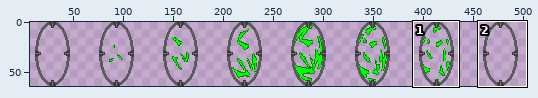
A sprite sheet gets an edit: robotwar/giantreplicator.png. The picture above shows the old version from afar; the outline marks the close-up.
Close-up. Before the edit:
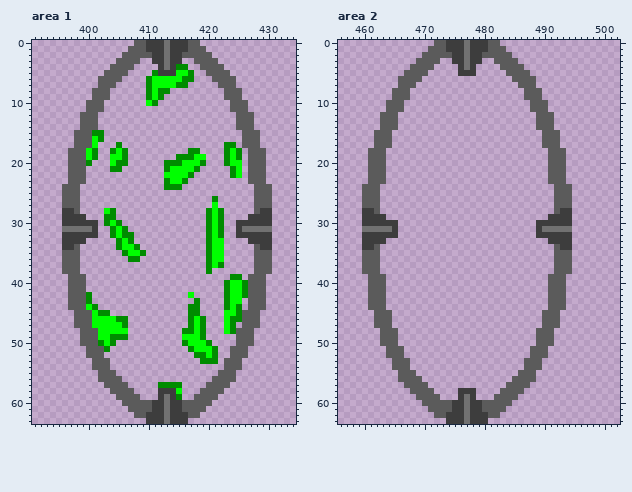
The file is 512x64 pixels. Shown: area 1: x 391..434, y 0..63; area 2: x 456..502, y 0..63. The wide view leaves out empty margins. The commit also changed other parts of the picture, which this record leaves out.
Now the later version:
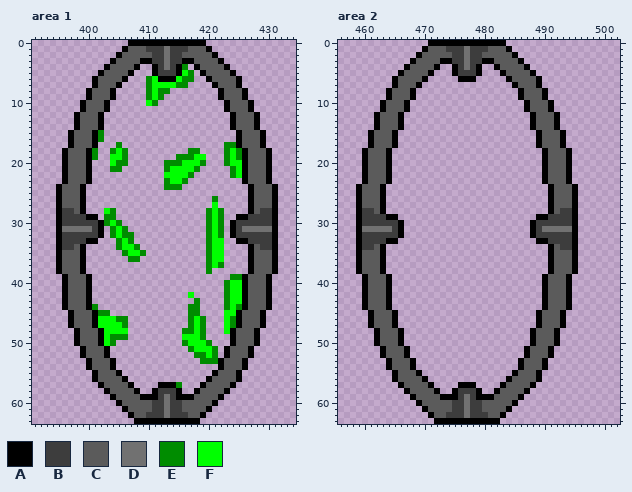
Palette (. is transparent): A #000000  B #3d3d3d  C #5b5b5b  D #717171  E #008c00  F #00ff00
The exact change:
Area 1:
y 0: x 407..419 .CCBBBDBBBCC. -> AAAAAAAAAAAAA
y 1: x 406 . -> A; x 420 . -> A
y 2: x 405 . -> A; x 421 . -> A
y 3: x 404 . -> A; x 409..410 .. -> AA; x 416..417 .. -> AA; x 422 . -> A
y 4: x 403 . -> A; x 408 . -> A; x 411 . -> A; x 415 E -> A; x 418 . -> A; x 423 . -> A
y 5: x 402 . -> A; x 407 . -> A; x 411 E -> A; x 415 F -> A; x 419 . -> A; x 424 . -> A
y 6: x 401 . -> A; x 406 . -> A; x 412..414 FFF -> AAA; x 420 . -> A; x 425 . -> A
y 7: x 401 . -> A; x 405 . -> A; x 421 . -> A; x 425 . -> A
y 8..9: x 400 . -> A; x 404 . -> A; x 422 . -> A; x 426 . -> A
y 10..11: x 399 . -> A; x 403 . -> A; x 423 . -> A; x 427 . -> A
y 12..14: x 398 . -> A; x 402 . -> A; x 424 . -> A; x 428 . -> A
y 15: x 397 . -> A; x 401 E -> A; x 425 . -> A; x 429 . -> A
y 16..17: x 397 . -> A; x 401 F -> A; x 425 . -> A; x 429 . -> A
y 18..19: x 396 . -> A; x 400 F -> A; x 426 . -> A; x 430 . -> A
y 20: x 396 . -> A; x 400 E -> A; x 426 . -> A; x 430 . -> A
y 21..23: x 396 . -> A; x 400 . -> A; x 426 . -> A; x 430 . -> A
y 24..28: x 395 . -> A; x 399 . -> A; x 427 . -> A; x 431 . -> A
y 29: x 395 . -> A; x 400..401 .. -> AA; x 425..426 .. -> AA; x 431 . -> A
y 30..32: x 395 . -> A; x 402 . -> A; x 424 . -> A; x 431 . -> A
y 33: x 395 . -> A; x 400..401 .. -> AA; x 425..426 .. -> AA; x 431 . -> A
y 34..38: x 395 . -> A; x 399 . -> A; x 427 . -> A; x 431 . -> A
y 39: x 396 . -> A; x 400 . -> A; x 426 . -> A; x 430 . -> A
y 40..41: x 396 . -> A; x 400 . -> A; x 426 E -> A; x 430 . -> A
y 42: x 396 . -> A; x 400 E -> A; x 426 E -> A; x 430 . -> A
y 43: x 396 . -> A; x 400 E -> A; x 426 . -> A; x 430 . -> A
y 44: x 396 . -> A; x 400 F -> A; x 426 . -> A; x 430 . -> A
y 45..46: x 397 . -> A; x 401 F -> A; x 425 E -> A; x 429 . -> A
y 47: x 397 . -> A; x 401 F -> A; x 425 . -> A; x 429 . -> A
y 48: x 398 . -> A; x 402 F -> A; x 424 E -> A; x 428 . -> A
y 49: x 398 . -> A; x 402 F -> A; x 424 . -> A; x 428 . -> A
y 50: x 398 . -> A; x 402 E -> A; x 424 . -> A; x 428 . -> A
y 51: x 399 . -> A; x 403 E -> A; x 423 . -> A; x 427 . -> A
y 52: x 399 . -> A; x 403 . -> A; x 423 . -> A; x 427 . -> A
y 53..54: x 400 . -> A; x 404 . -> A; x 422 . -> A; x 426 . -> A
y 55: x 401 . -> A; x 405 . -> A; x 421 . -> A; x 425 . -> A
y 56: x 401 . -> A; x 406 . -> A; x 420 . -> A; x 425 . -> A
y 57: x 402 . -> A; x 407 . -> A; x 412..414 EEE -> AAA; x 419 . -> A; x 424 . -> A
y 58: x 403 . -> A; x 408 . -> A; x 411 . -> A; x 415 F -> A; x 418 . -> A; x 423 . -> A
y 59: x 404 . -> A; x 409..411 ... -> AAA; x 415..417 E.. -> AAA; x 422 . -> A
y 60: x 405 . -> A; x 421 . -> A
y 61: x 406 . -> A; x 420 . -> A
y 62: x 407 . -> A; x 419 . -> A
y 63: x 408..418 ..BBBDBBB.. -> AAAAAAAAAAA
Area 2:
y 0: x 471..483 .CCBBBDBBBCC. -> AAAAAAAAAAAAA
y 1: x 470 . -> A; x 484 . -> A
y 2: x 469 . -> A; x 485 . -> A
y 3: x 468 . -> A; x 473..474 .. -> AA; x 480..481 .. -> AA; x 486 . -> A
y 4: x 467 . -> A; x 472 . -> A; x 475 . -> A; x 479 . -> A; x 482 . -> A; x 487 . -> A
y 5: x 466 . -> A; x 471 . -> A; x 475 . -> A; x 479 . -> A; x 483 . -> A; x 488 . -> A
y 6: x 465 . -> A; x 470 . -> A; x 476..478 ... -> AAA; x 484 . -> A; x 489 . -> A
y 7: x 465 . -> A; x 469 . -> A; x 485 . -> A; x 489 . -> A
y 8..9: x 464 . -> A; x 468 . -> A; x 486 . -> A; x 490 . -> A
y 10..11: x 463 . -> A; x 467 . -> A; x 487 . -> A; x 491 . -> A
y 12..14: x 462 . -> A; x 466 . -> A; x 488 . -> A; x 492 . -> A
y 15..17: x 461 . -> A; x 465 . -> A; x 489 . -> A; x 493 . -> A
y 18..23: x 460 . -> A; x 464 . -> A; x 490 . -> A; x 494 . -> A
y 24..28: x 459 . -> A; x 463 . -> A; x 491 . -> A; x 495 . -> A
y 29: x 459 . -> A; x 464..465 .. -> AA; x 489..490 .. -> AA; x 495 . -> A
y 30..32: x 459 . -> A; x 466 . -> A; x 488 . -> A; x 495 . -> A
y 33: x 459 . -> A; x 464..465 .. -> AA; x 489..490 .. -> AA; x 495 . -> A
y 34..38: x 459 . -> A; x 463 . -> A; x 491 . -> A; x 495 . -> A
y 39..44: x 460 . -> A; x 464 . -> A; x 490 . -> A; x 494 . -> A
y 45..47: x 461 . -> A; x 465 . -> A; x 489 . -> A; x 493 . -> A
y 48..50: x 462 . -> A; x 466 . -> A; x 488 . -> A; x 492 . -> A
y 51..52: x 463 . -> A; x 467 . -> A; x 487 . -> A; x 491 . -> A
y 53..54: x 464 . -> A; x 468 . -> A; x 486 . -> A; x 490 . -> A
y 55: x 465 . -> A; x 469 . -> A; x 485 . -> A; x 489 . -> A
y 56: x 465 . -> A; x 470 . -> A; x 484 . -> A; x 489 . -> A
y 57: x 466 . -> A; x 471 . -> A; x 476..478 ... -> AAA; x 483 . -> A; x 488 . -> A
y 58: x 467 . -> A; x 472 . -> A; x 475 . -> A; x 479 . -> A; x 482 . -> A; x 487 . -> A
y 59: x 468 . -> A; x 473..475 ... -> AAA; x 479..481 ... -> AAA; x 486 . -> A
y 60: x 469 . -> A; x 485 . -> A
y 61: x 470 . -> A; x 484 . -> A
y 62: x 471 . -> A; x 483 . -> A
y 63: x 472..482 ..BBBDBBB.. -> AAAAAAAAAAA
Pixel boxes of the changes (left, top, right, bottom) in both close-ups:
changed: (56, 40, 278, 424)
changed: (356, 40, 578, 424)
